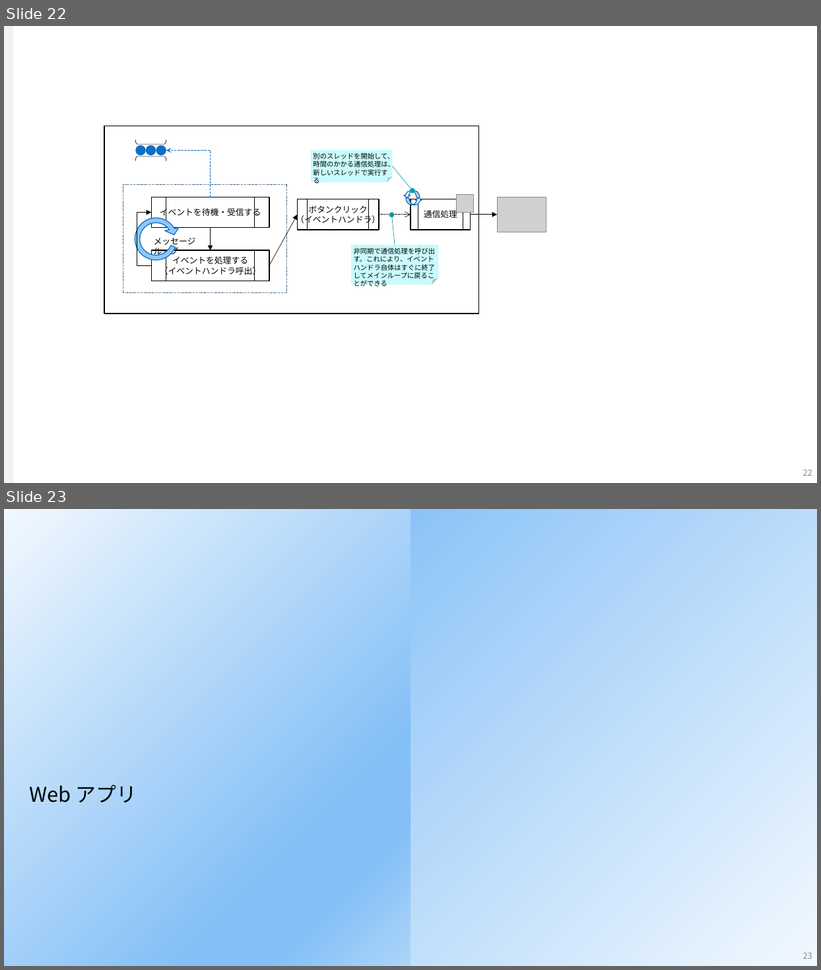
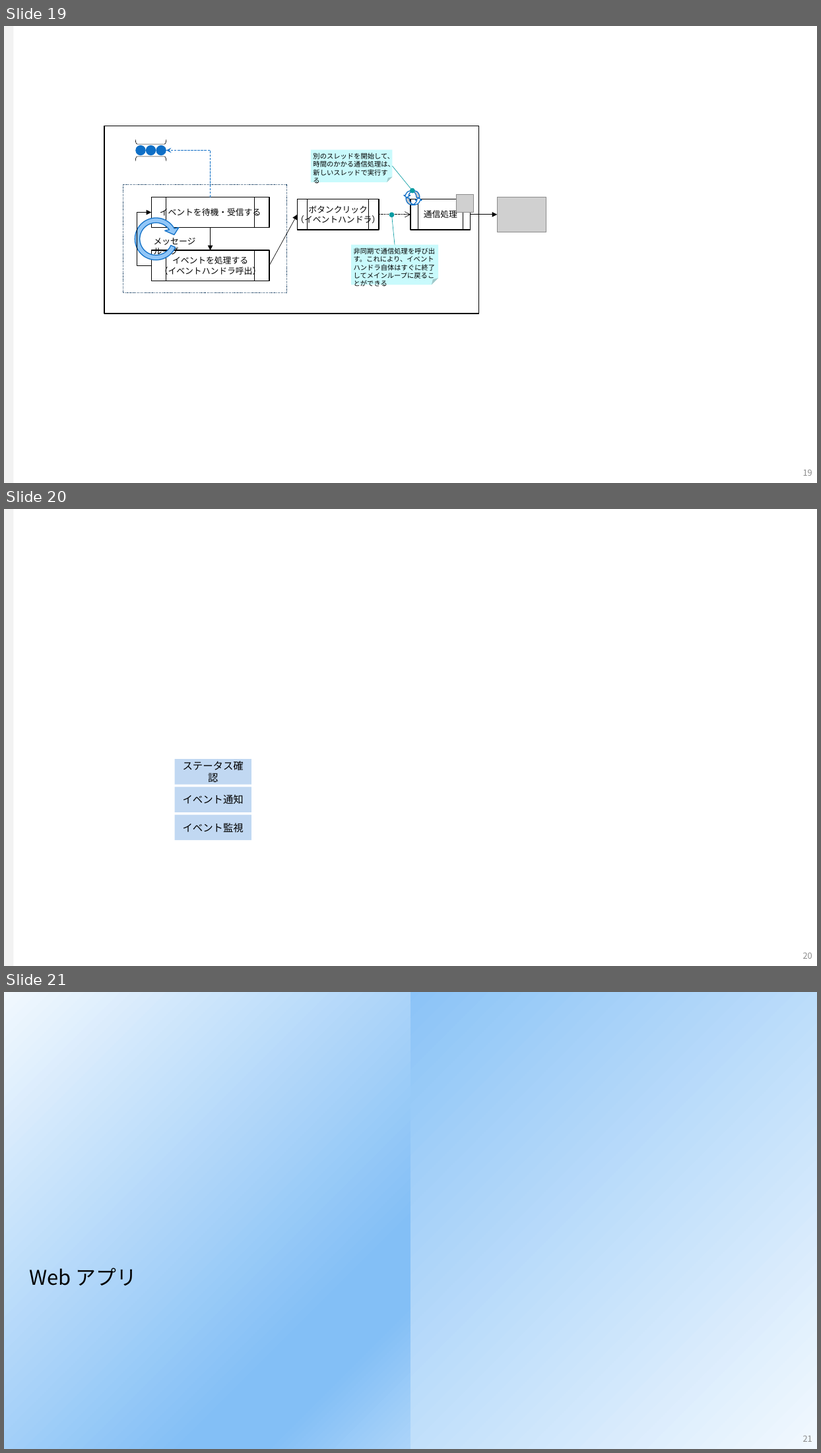
Before and after one commit to koytak-blog/koytak-blog.github.io, a slide deck: articles/multithread-app-arch/assets/images.pptx. Shown one above the other, each under a label of ours: slides 22 and 23 before the commit, slides 19, 20 and 21 after it. The pictures are 821x970 and 821x1453 pixels, drawn with LibreOffice and Linux fonts; fonts in the diff are those of the drawing; grey boxes stand for pictures. Boxes give left, top, right and bottom in pixels: in the first picture for what was removed or moved away, otherwise in the second. Text is boxed around its words. In the diff, an @@ line names an element or a change of style, - is before the commit and + after.

```diff
--- a/articles/multithread-app-arch/assets/images.pptx
+++ b/articles/multithread-app-arch/assets/images.pptx
@@ slide 20 added at [4,509,817,966], background #FFFFFF; not listed: 1 template element that a slide beside it also shows @@
@@ rectangle added at [175,759,252,785], fill #C1D8F2, 12 pt, text #000000 @@
+ステータス確認
@@ rectangle added at [175,787,252,813], fill #C1D8F2, 12 pt, text #000000 @@
+イベント通知
@@ rectangle added at [175,815,252,841], fill #C1D8F2, 12 pt, text #000000 @@
+イベント監視
@@ page number added at [803,953,812,959], 10 pt, text #8C8C8C @@
+20
@@ what was slide 22 is now slide 19 @@
@@ page number at [803,470,812,476]: text changed @@
-22
+19
@@ what was slide 23 is now slide 21 @@
@@ page number at [803,1436,812,1442]: text changed @@
-23
+21
```
Also in this commit, not shown: 1 slide removed, 1 other file.
